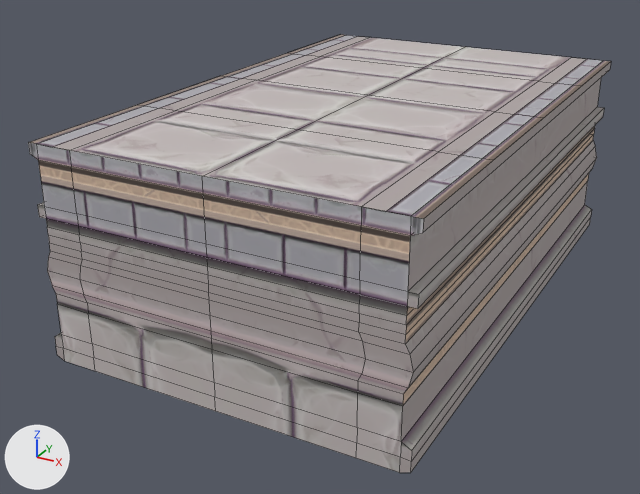
The FBX model SpelMotor/IronWrought/Bin/Assets/3D/Environment/EN_P_L1Bridge_01_19G4_01_19/EN_P_L1Bridge_01_19G4_01_19.fbx, before and after one commit.
Camera for both pictures: a 50 mm camera at (1.35, -1.81, 1.51) aimed at (-0.11, 0.84, 0.19). Lighting does not change. The marker at lower left points along +X, +Y and +Z. Mesh edges are drawn as thin lines. Where no turn or scale is listed for an object, it has been applied to the vertices. Vertices at the same position are counted once.

The scene before the commit, as lines of its bpy script (objects in view):
```python
me_mesh = bpy.data.meshes.new('Mesh')
me_mesh.from_pydata(...)  # 219 vertices, 212 faces; spans x -0.63..0.63, y 0.0..2.0, z 0.0..0.74
me_mesh.materials.append(mat_trim_dungeon)
ob_en_p_l1bridge_01_19g4_01_19 = bpy.data.objects.new('EN_P_L1Bridge_01_19G4_01_19', me_mesh)
ob_en_p_l1bridge_01_19g4_01_19.location = (0.0, 0.0, 0.0)
```
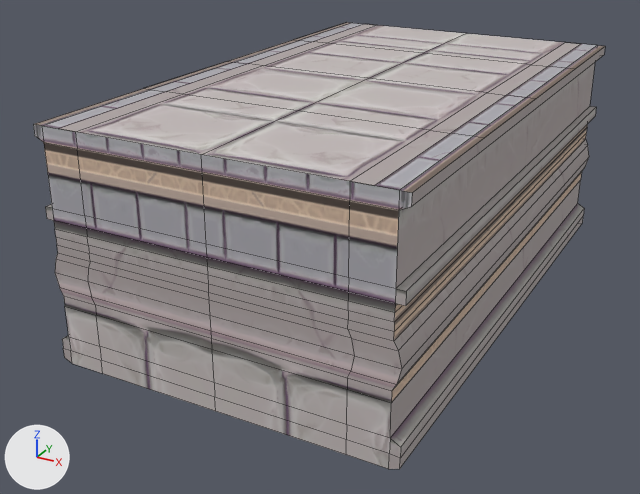
Changed parts and their boxes [x1, y1, x2, y2] in the pictures (640 x 494 px; the box of a moved part takes in the faces that stretch with it):
'EN_P_L1Bridge_01_19G4_01_19', reshaped
    before: [28, 35, 611, 473]
    after: [33, 22, 605, 469]
part 1 of me_mesh, moved or reshaped
    before: [206, 107, 604, 473]
    after: [206, 106, 596, 469]
part 2 of me_mesh, moved or reshaped
    before: [360, 58, 611, 292]
    after: [349, 43, 605, 289]
part 3 of me_mesh, moved or reshaped
    before: [69, 38, 571, 280]
    after: [75, 25, 565, 278]
part 4 of me_mesh, moved or reshaped
    before: [38, 202, 216, 411]
    after: [45, 204, 216, 411]
part 5 of me_mesh, moved or reshaped
    before: [28, 35, 370, 214]
    after: [33, 22, 377, 216]

The change, as a diff of the scene's bpy script:
```diff
--- a/SpelMotor/IronWrought/Bin/Assets/3D/Environment/EN_P_L1Bridge_01_19G4_01_19/EN_P_L1Bridge_01_19G4_01_19.fbx.py
+++ b/SpelMotor/IronWrought/Bin/Assets/3D/Environment/EN_P_L1Bridge_01_19G4_01_19/EN_P_L1Bridge_01_19G4_01_19.fbx.py
@@ me_mesh @@
 me_mesh.from_pydata(...)  # 219 vertices, 212 faces; spans x -0.63..0.63, y 0.0..2.0, z 0.0..0.74
 # used by ob_en_p_l1bridge_01_19g4_01_19; location = (0.0, 0.0, 0.0)
+# me_mesh part 1: all 66 vertices in x 0.47..0.63, y 0.0..2.0, z 0.0..0.54 are moved by (-0.03, 0.0, 0.0)
+# me_mesh part 2: all 26 vertices in x 0.47..0.63, y 0.0..2.0, z 0.69..0.74 are moved by (-0.03, 0.0, 0.06)
+# me_mesh part 3: all 7 vertices in x 0.0, y 0.0..2.0, z 0.69..0.74 are moved by (0.0, 0.0, 0.06)
+# me_mesh part 4: all 66 vertices in x -0.63..-0.47, y 0.0..2.0, z 0.0..0.54 are moved by (0.03, 0.0, 0.0)
+# me_mesh part 5: all 26 vertices in x -0.63..-0.47, y 0.0..2.0, z 0.69..0.74 are moved by (0.03, 0.0, 0.06)
 me_mesh.materials.append(mat_trim_dungeon)
```
